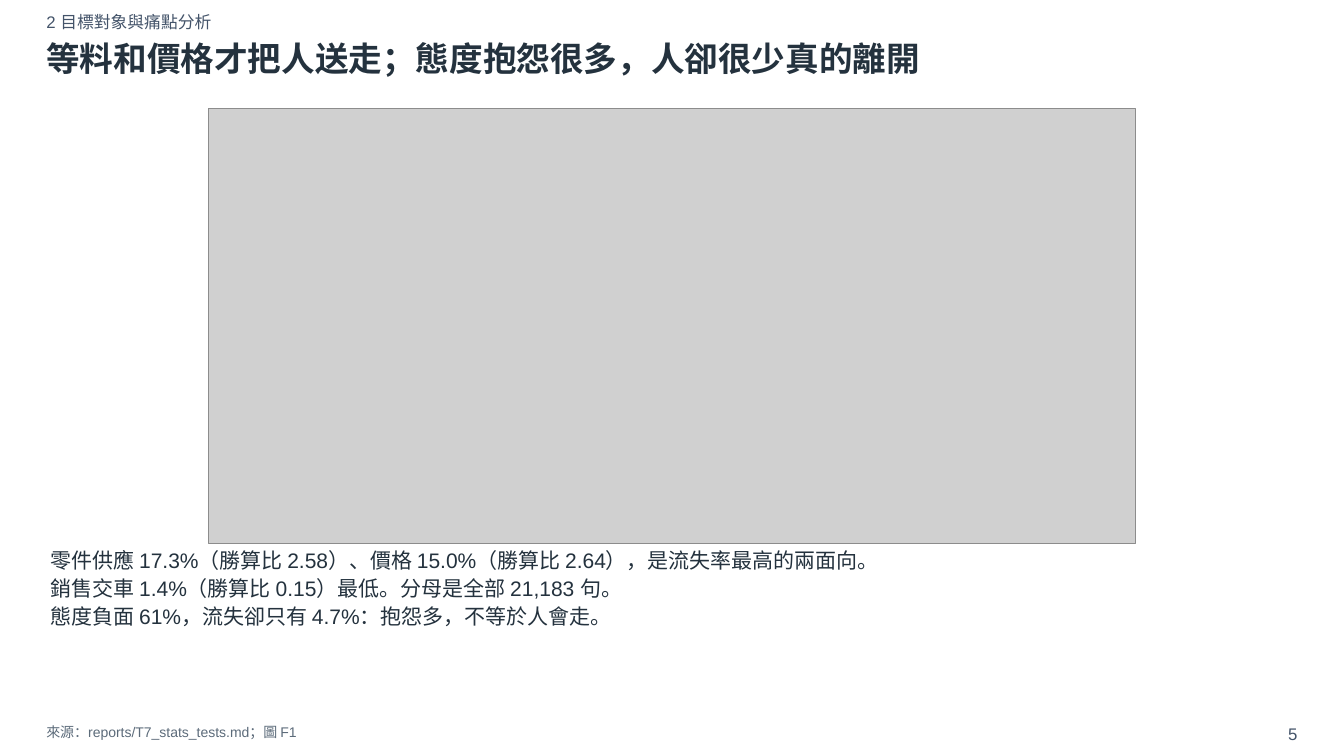
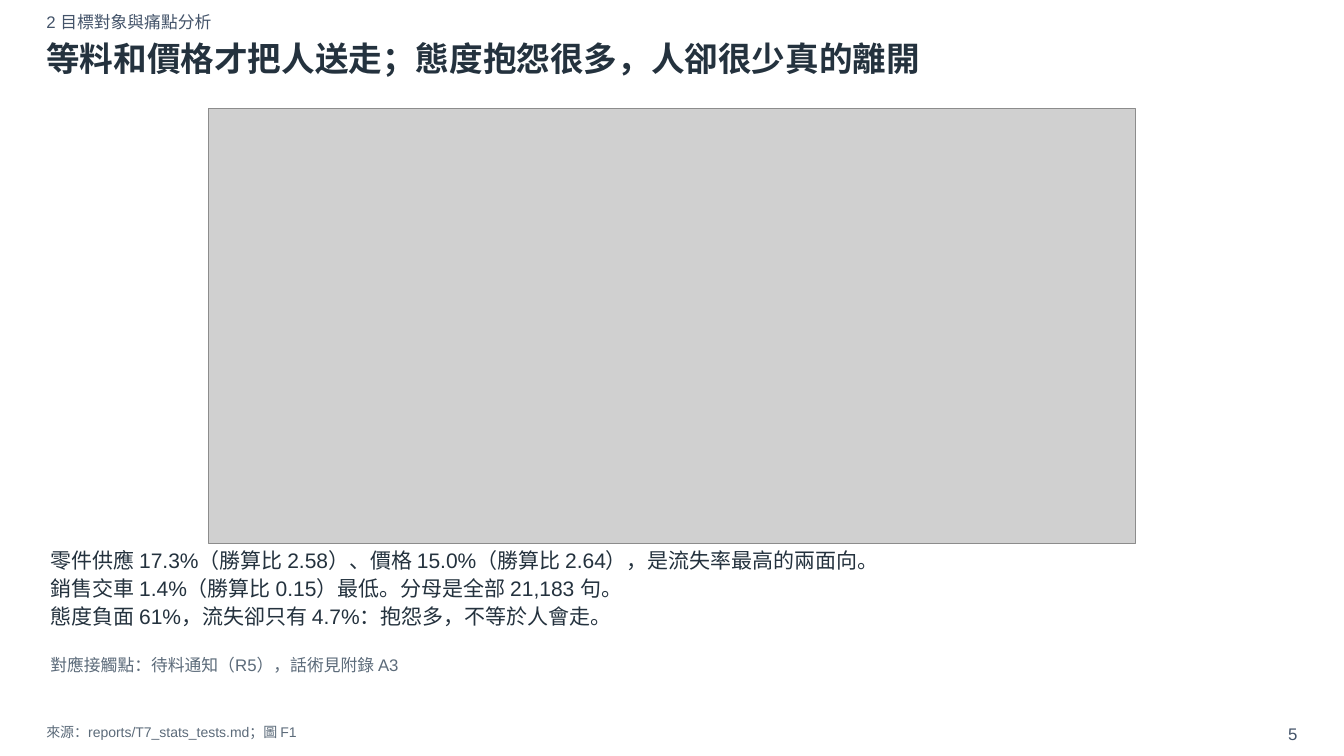
Before and after one commit to xxx789666/hotai-ai-hackathon-lexus, a slide deck: slide 5 of deck/初賽簡報_v0.pptx. Drawn at 1344x756 pixels with LibreOffice and Linux fonts; fonts in the diff are those of the drawing; grey boxes stand for pictures. Boxes give left, top, right and bottom in pixels: in the first picture for what was removed or moved away, otherwise in the second. Text is boxed around its words. In the diff, an @@ line names an element or a change of style, - is before the commit and + after.

Commit message:
補上待料通知兩則已查核話術，並把簡報四頁收成短句。

```diff
--- a/deck/初賽簡報_v0.pptx
+++ b/deck/初賽簡報_v0.pptx
@@ text added at [50, 656, 399, 673], 12 pt, text #5C6B7A @@
+對應接觸點：待料通知（R5），話術見附錄 A3
```
Also in this commit, not shown: 5 other slides changed, 1 slide added, 14 other files.
